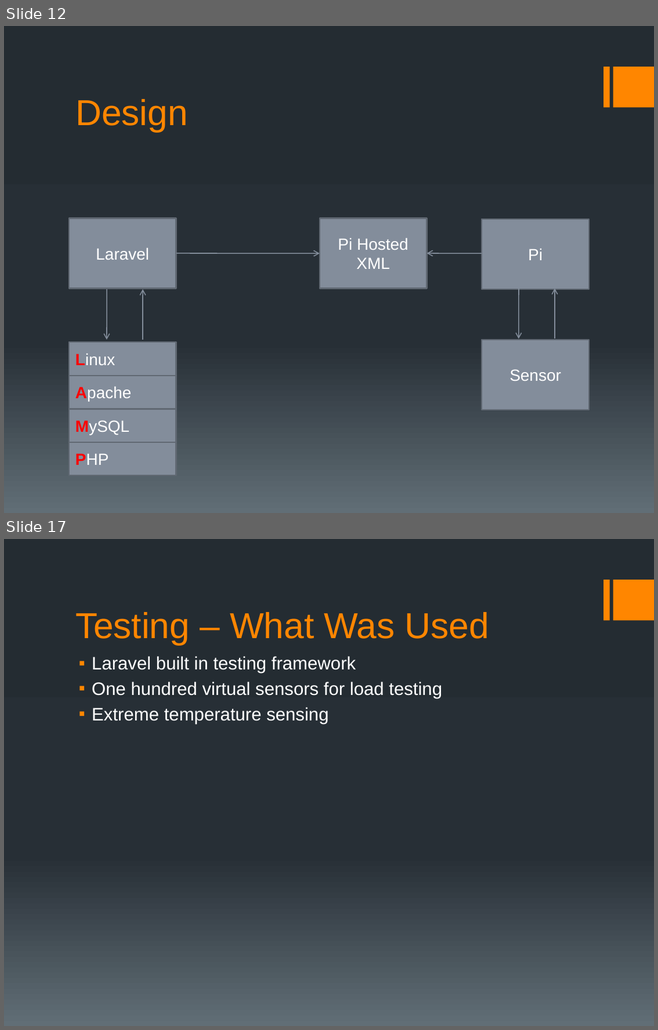
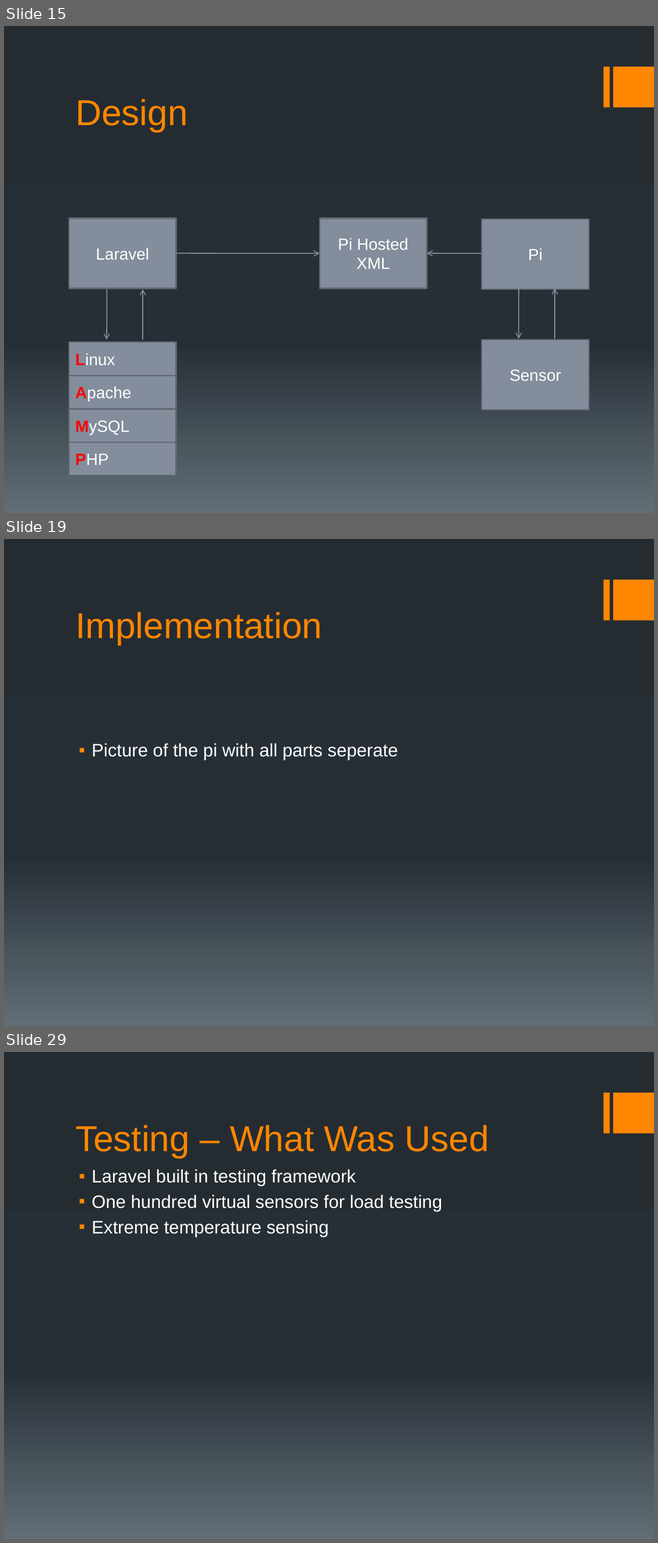
Before and after one commit to Saurutobi/Team3.14, a slide deck: Docs/Presentation/SeniorDesignPresentation.pptx. Shown one above the other, each under a label of ours: slides 12 and 17 before the commit, slides 15, 19 and 29 after it; the slides between them are not shown. The pictures are 658x1030 and 658x1543 pixels, drawn with LibreOffice and Linux fonts; fonts in the diff are those of the drawing. Boxes give left, top, right and bottom in pixels: in the first picture for what was removed or moved away, otherwise in the second. Text is boxed around its words. In the diff, an @@ line names an element or a change of style, - is before the commit and + after.

```diff
--- a/Docs/Presentation/SeniorDesignPresentation.pptx
+++ b/Docs/Presentation/SeniorDesignPresentation.pptx
@@ slide 19 added at [4,539,654,1026], background gradient #242C33 to #273037 to #636D76; not listed: 2 template elements that a slide beside it also shows @@
@@ title added at [75,612,322,645], 40 pt, text #FF8600 @@
+Implementation
@@ text added at [92,743,398,761], 20 pt, text #FFFFFF @@
+▪ Picture of the pi with all parts seperate
@@ what was slide 12 is now slide 15 @@
@@ what was slide 17 is now slide 29 @@
```
Also in this commit, not shown: 6 slides changed, 18 other slides added, 3 slides removed.
